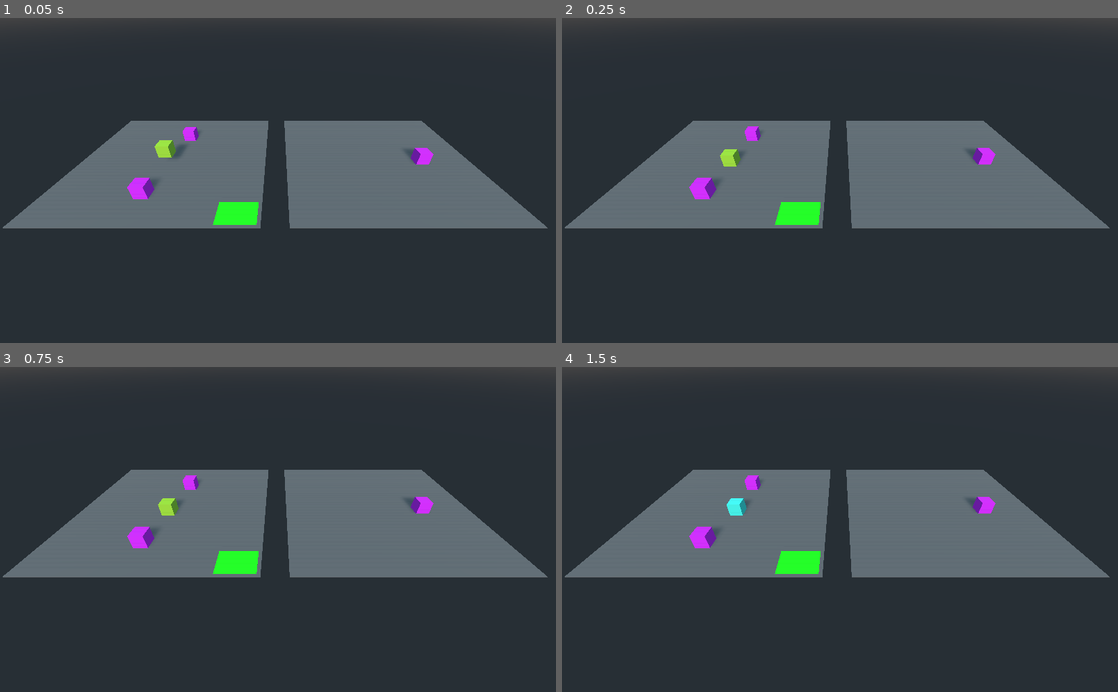
Above: before the commit, frames 1-4 (two rows, left to right).
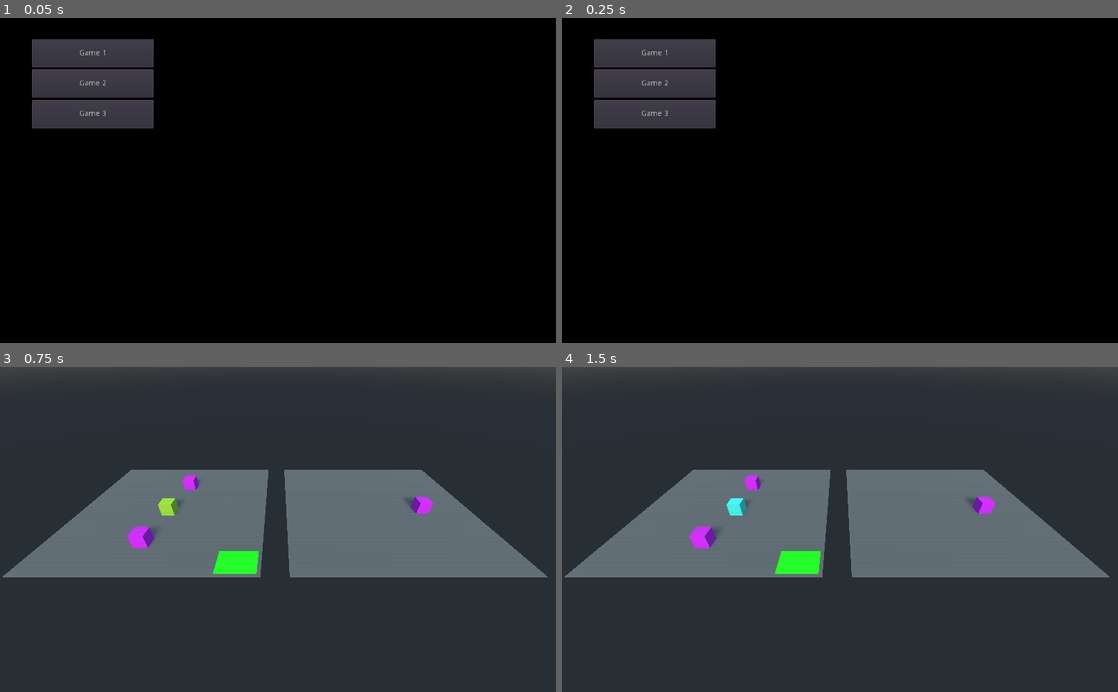
Above: after the commit, the same moments.

Repository: cedmundo/godot-serialization-tutorial
Game: Godot game, scene res://Main.tscn
Two runs of this game, one before a commit and one after it. Both use one fixed random seed, a clock stepped at 60 frames per second and the inputs below.
Inputs (mouse positions are in pixels of both pictures, inside the frame that each line leads up to):
- Up to frame 1 (0.05 s): no input
- Up to frame 2 (0.25 s): no input
- Up to frame 3 (0.75 s): click (94, 402) at 0.5 s, where only the run after the commit has a clickable "Game 1"
- Up to frame 4 (1.5 s): tap Enter at 1.25 s; hold D (right) from 1.28 s (still down); tap Q (change_color) at 1.35 s

The runs differ from the first frame. In frame 1, 95% of the frame differs, in the area x 0-100%, y 0-100%; in frame 2, 95%; in frame 3, nothing differs; in frame 4, nothing differs.

Commit message:
Add game slots

Diff:
--- a/Main.gd
+++ b/Main.gd
@@ -1,24 +1,19 @@
 extends Spatial
 
-const file_name := "user://default.save"
+var file_name := "user://default.save"
 var more_content := preload("res://MoreContent.tscn")
 onready var player := $Player
+onready var main_menu := $MainMenu
+onready var button_save := $HUD/ButtonSave
 
 func _input(event):
-	if event.is_action_pressed("save") and player.can_save:
-		print("Guardando partida ...")
-		save_game()
-		print("Partida guardada ...")
-
-	if event.is_action_pressed("load"):
-		print("Cargando partida ...")
-		load_game()
-		print("Partida cargada ...")
-
 	if event.is_action_pressed("insert"):
 		print("Insertando contenido ...")
 		insert_content()
 		print("Contenido insertado ...")
+
+func _process(_delta):
+	button_save.visible = player.can_save
 
 func save_game():
 	var save_file := File.new()
@@ -33,6 +28,9 @@
 
 func load_game():
 	var save_file := File.new()
+	if not save_file.file_exists(file_name):
+		return
+
 	assert(save_file.open(file_name, File.READ) != FAILED)
 
 	# Clean current state
@@ -78,3 +76,25 @@
 func _on_SafeZone_body_exited(body):
 	if body.has_method("set_can_save"):
 		body.set_can_save(false)
+
+
+func _on_ButtonSlot1_pressed():
+	file_name = "user://slot1.save"
+	load_game()
+	main_menu.visible = false
+
+
+func _on_ButtonSlot2_pressed():
+	file_name = "user://slot2.save"
+	load_game()
+	main_menu.visible = false
+
+
+func _on_ButtonSlot3_pressed():
+	file_name = "user://slot3.save"
+	load_game()
+	main_menu.visible = false
+
+
+func _on_ButtonSave_pressed():
+	save_game()
--- a/Main.tscn
+++ b/Main.tscn
@@ -32,6 +32,61 @@
 
 [node name="Main" type="Spatial"]
 script = ExtResource( 2 )
+
+[node name="HUD" type="Control" parent="."]
+margin_left = 832.0
+margin_top = 18.0
+margin_right = 1000.0
+margin_bottom = 62.0
+__meta__ = {
+"_edit_use_anchors_": false
+}
+
+[node name="ButtonSave" type="Button" parent="HUD"]
+margin_right = 154.0
+margin_bottom = 45.0
+text = "Save"
+__meta__ = {
+"_edit_use_anchors_": false
+}
+
+[node name="MainMenu" type="Control" parent="."]
+anchor_right = 1.0
+anchor_bottom = 1.0
+__meta__ = {
+"_edit_use_anchors_": false
+}
+
+[node name="ColorRect" type="ColorRect" parent="MainMenu"]
+anchor_right = 1.0
+anchor_bottom = 1.0
+color = Color( 0, 0, 0, 1 )
+
+[node name="SlotContainer" type="VBoxContainer" parent="MainMenu"]
+margin_left = 59.0
+margin_top = 39.0
+margin_right = 283.0
+margin_bottom = 204.0
+
+[node name="ButtonSlot1" type="Button" parent="MainMenu/SlotContainer"]
+margin_right = 224.0
+margin_bottom = 52.0
+size_flags_vertical = 3
+text = "Game 1"
+
+[node name="ButtonSlot2" type="Button" parent="MainMenu/SlotContainer"]
+margin_top = 56.0
+margin_right = 224.0
+margin_bottom = 108.0
+size_flags_vertical = 3
+text = "Game 2"
+
+[node name="ButtonSlot3" type="Button" parent="MainMenu/SlotContainer"]
+margin_top = 112.0
+margin_right = 224.0
+margin_bottom = 165.0
+size_flags_vertical = 3
+text = "Game 3"
 
 [node name="Map" type="CSGCombiner" parent="."]
 use_collision = true
@@ -74,15 +129,6 @@
 [node name="MeshInstance" type="MeshInstance" parent="Player"]
 mesh = SubResource( 3 )
 material/0 = SubResource( 4 )
-
-[node name="SafeZoneLabel" type="Label" parent="Player"]
-margin_left = 20.0
-margin_top = 15.0
-margin_right = 106.0
-margin_bottom = 40.0
-__meta__ = {
-"_edit_use_anchors_": false
-}
 
 [node name="PersistentBox" type="RigidBody" parent="." groups=["persist"]]
 transform = Transform( 1, 0, 0, 0, 1, 0, 0, 0, 1, -16.3653, 1.02626, -6.89897 )
@@ -130,6 +176,10 @@
 transform = Transform( 1, 0, 0, 0, 1, 0, 0, 0, 1, 0, 0, -0.708718 )
 shape = SubResource( 9 )
 
+[connection signal="pressed" from="HUD/ButtonSave" to="." method="_on_ButtonSave_pressed"]
+[connection signal="pressed" from="MainMenu/SlotContainer/ButtonSlot1" to="." method="_on_ButtonSlot1_pressed"]
+[connection signal="pressed" from="MainMenu/SlotContainer/ButtonSlot2" to="." method="_on_ButtonSlot2_pressed"]
+[connection signal="pressed" from="MainMenu/SlotContainer/ButtonSlot3" to="." method="_on_ButtonSlot3_pressed"]
 [connection signal="load_last_game" from="Player" to="." method="_on_Player_load_last_game"]
 [connection signal="body_entered" from="DeadZone" to="." method="_on_DeadZone_body_entered"]
 [connection signal="body_entered" from="SafeZone" to="." method="_on_SafeZone_body_entered"]
--- a/Player.gd
+++ b/Player.gd
@@ -17,7 +17,6 @@
 var as_resource := false
 var velocity := Vector3.ZERO
 onready var mesh_instance := $MeshInstance
-onready var safe_zone_label := $SafeZoneLabel
 
 func _ready():
 	_change_color()
@@ -44,11 +43,6 @@
 		selected_color += 1
 		_change_color()
 
-	if can_save:
-		safe_zone_label.text = "Presiona F1 para guardar"
-	else:
-		safe_zone_label.text = ""
-
 func to_data_dict():
 	return {
 		"path": get_path(),
